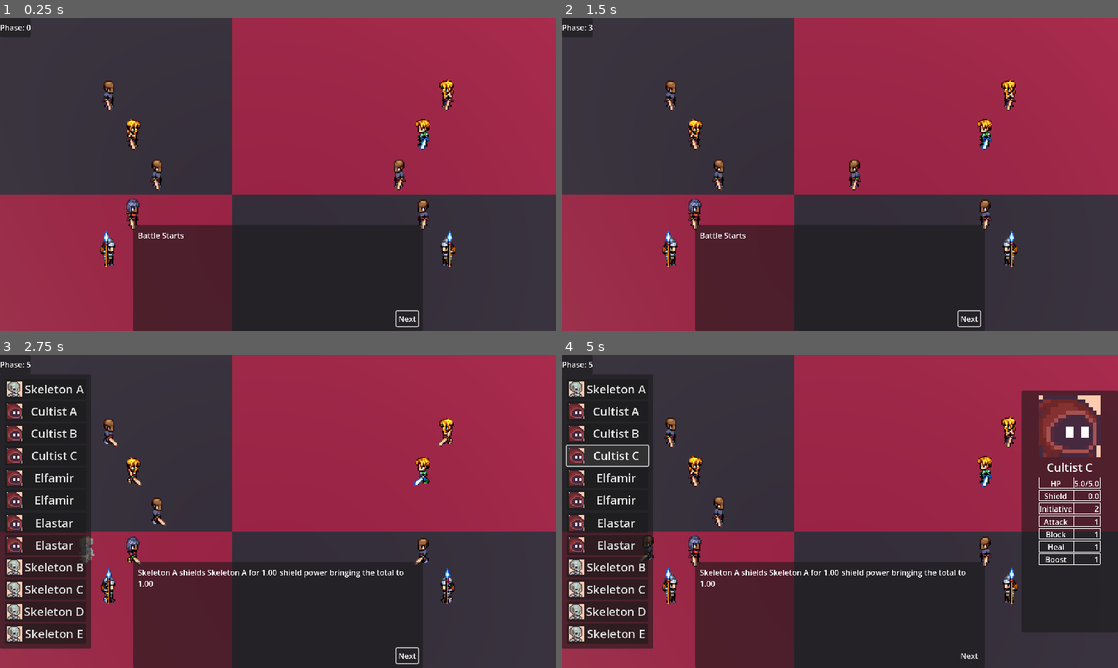
Above: before the commit, frames 1-4 (two rows, left to right).
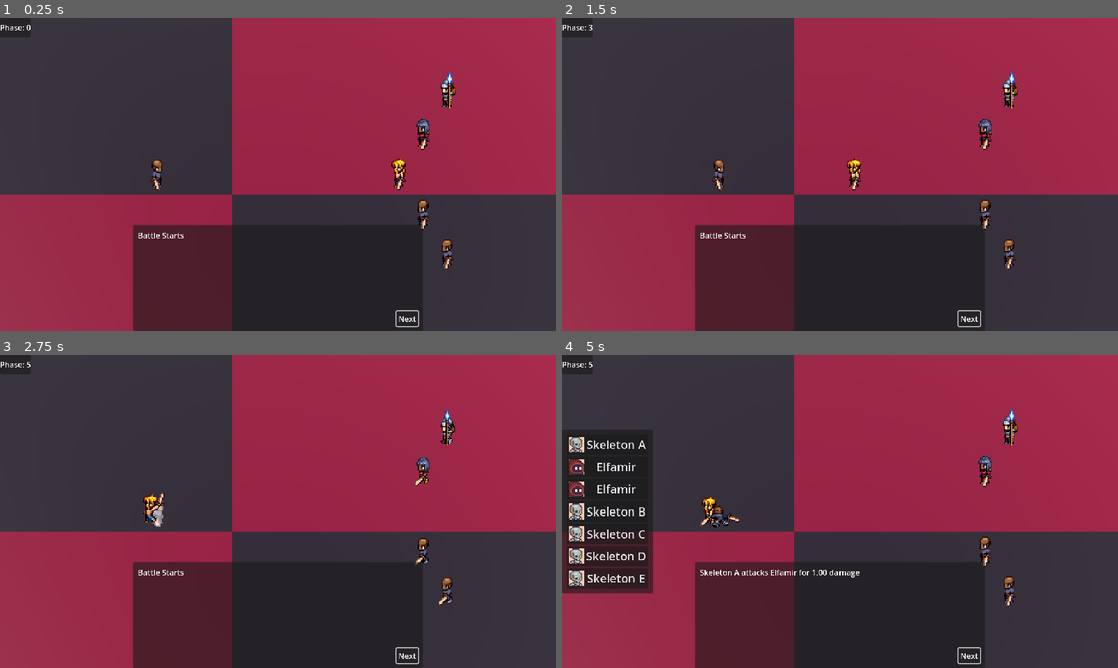
Above: after the commit, the same moments.

Repository: NicolaMigliore/medieval-battles
Game: Godot game, scene res://game_scenes/game_state_machine.tscn
The game is run twice, just before and just after one commit, with the same random seed, the same clock (stepped at 60 frames per second) and the same inputs.
Inputs (mouse positions are in pixels of both pictures, inside the frame that each line leads up to):
- Up to frame 1 (0.25 s): no input
- Up to frame 2 (1.5 s): click "Next" at 0.5 s; click "Next" at 1.25 s
- Up to frame 3 (2.75 s): click "Next" at 2 s
- Up to frame 4 (5 s): click (606, 411) at 2.75 s, where only the run before the commit has a clickable "Cultist A"; click (606, 433) at 3.5 s, where only the run before the commit has a clickable "Cultist B"; click (606, 455) at 4.25 s, where only the run before the commit has a clickable "Cultist C"

The runs differ from the first frame. In frame 1, 1.3% of the frame differs, in the area x 18-82%, y 17-81%; in frame 2, 1.3%; in frame 3, 14%; in frame 4, 18%, in the area x 0-100%, y 7-99%.

Commit message:
dev: added scene transition mask

Diff:
--- /dev/null
+++ b/UI/transition_texture_mask.gd
@@ -0,0 +1,97 @@
+# =============================================================================
+#
+# Script written by Roadside Games
+#
+# This script is completely free to use, modify, and distribute.
+# No attribution required, though it's always appreciated!
+#
+# =============================================================================
+extends ColorRect
+
+# ===================================================
+# VARIABLES
+# ===================================================
+@export_category("Zoom Settings")
+@export var zoom_start: float = 2.0
+@export var zoom_end: float = 0.0
+@export var zoom_tween_type: Tween.TransitionType = Tween.TransitionType.TRANS_SINE
+@export var zoom_ease_type: Tween.EaseType = Tween.EaseType.EASE_IN_OUT
+
+@export_category("Center Settings")
+@export var center_start: Vector2 = Vector2(0.5, 0.3)
+@export var center_end: Vector2 = Vector2(0.5, 0.5)
+@export var center_tween_type: Tween.TransitionType = Tween.TransitionType.TRANS_BOUNCE
+@export var center_ease_type: Tween.EaseType = Tween.EaseType.EASE_IN_OUT
+
+@export_category("Strength Settings")
+@export var strength_start: float = 0.4
+@export var strength_end: float = 0.0
+@export var strength_tween_type: Tween.TransitionType = Tween.TransitionType.TRANS_EXPO
+@export var strength_ease_type: Tween.EaseType = Tween.EaseType.EASE_IN_OUT
+
+@export_category("Duration Settings")
+@export var duration_in: float = 1.6
+@export var duration_out: float = 1.6
+@export var await_time: float = 1.0
+
+var _tween: Tween
+
+# ===================================================
+# INITIALIZATION
+# ===================================================
+# func _ready() -> void:
+# 	size = get_viewport_rect().size
+# 	z_index = 1000 # Ensure the transition is on top of other UI elements
+# 	mouse_filter = MOUSE_FILTER_IGNORE # Ignore mouse input so it doesn't block other UI elements
+# 	visible = true
+# 	_set_shader_values(strength_start, zoom_start, center_start)
+# 	await get_tree().create_timer(3.0).timeout
+# 	fade_in()
+
+# ===================================================
+# TWEENING IN AND OUT
+# ===================================================
+## Start the tweening in for the texture mask
+func fade_in() -> void:
+	_set_shader_values(strength_start, zoom_start, center_start)
+	if _tween:
+		_tween.kill()
+	_tween = create_tween()
+	_tween.parallel().tween_method(_shader_value_progress, strength_start, strength_end, duration_in).set_trans(strength_tween_type).set_ease(strength_ease_type)
+	_tween.parallel().tween_method(_shader_value_zoom, zoom_start, zoom_end, duration_in).set_trans(zoom_tween_type).set_ease(zoom_ease_type)
+	_tween.parallel().tween_method(_shader_value_center, center_start, center_end, duration_in).set_trans(center_tween_type).set_ease(center_ease_type)
+	_tween.tween_callback(fade_out)
+	_tween.play()
+
+## Start the tweening out for the texture mask
+func fade_out() -> void:
+	await get_tree().create_timer(await_time).timeout
+	_set_shader_values(strength_end, zoom_end, center_end)
+	if _tween:
+		_tween.kill()
+	_tween = create_tween()
+	_tween.parallel().tween_method(_shader_value_progress, strength_end, strength_start, duration_out).set_trans(strength_tween_type).set_ease(strength_ease_type)
+	_tween.parallel().tween_method(_shader_value_zoom, zoom_end, zoom_start, duration_out).set_trans(zoom_tween_type).set_ease(zoom_ease_type)
+	_tween.parallel().tween_method(_shader_value_center, center_end, center_start, duration_out).set_trans(center_tween_type).set_ease(center_ease_type)
+	_tween.play()
+
+# ===================================================
+# SET SHADER VALUES
+# ===================================================
+## Set the shader values for the texture mask shader parameters
+func _set_shader_values(strength_value: float, zoom_value: float, center_value: Vector2) -> void:
+	material.set_shader_parameter("strength", strength_value)
+	material.set_shader_parameter("zoom", zoom_value)
+	material.set_shader_parameter("center", center_value)
+
+## Set the strength shader parameter value for tween method
+func _shader_value_progress(value: float) -> void:
+	material.set_shader_parameter("strength", value)
+
+## Set the zoom shader parameter value for tween method
+func _shader_value_zoom(value: float) -> void:
+	material.set_shader_parameter("zoom", value)
+
+## Set the center shader parameter value for tween method
+func _shader_value_center(value: Vector2) -> void:
+	material.set_shader_parameter("center", value)
--- /dev/null
+++ b/UI/transition_texture_mask.gdshader
@@ -0,0 +1,50 @@
+// =============================================================================
+//
+// Script written by Roadside Games
+//
+// This script is completely free to use, modify, and distribute.
+// No attribution required, though it's always appreciated!
+//
+// =============================================================================
+shader_type canvas_item;
+render_mode blend_mix;
+
+uniform sampler2D mask_texture : source_color, filter_linear;
+uniform sampler2D screen_texture : hint_screen_texture, repeat_disable, filter_nearest;
+
+uniform float zoom : hint_range(0.0, 2.0) = 1.0;
+uniform float strength : hint_range(0.0, 1.0) = 0.0;
+uniform vec2 center = vec2(0.5, 0.5);
+
+void fragment() {
+    // Get screen and texture aspects
+    vec2 screen_size = 1.0 / SCREEN_PIXEL_SIZE;
+    float screen_aspect = screen_size.x / screen_size.y;
+
+    vec2 tex_size = vec2(textureSize(mask_texture, 0));
+    float tex_aspect = tex_size.x / tex_size.y;
+
+    // Branchless aspect correction factor
+    float aspect_ratio = screen_aspect / tex_aspect;
+    vec2 correction = vec2(1.0, 1.0);
+    correction.x = mix(aspect_ratio, 1.0, step(1.0, aspect_ratio));  // If screen wider
+    correction.y = mix(1.0 / aspect_ratio, 1.0, step(aspect_ratio, 1.0)); // If texture wider
+
+    // Adjust UV (preserves aspect, letterboxed)
+    vec2 adjusted_uv = (UV - 0.5) * correction + 0.5;
+
+    // Apply zoom
+    vec2 zoomed_uv = (adjusted_uv - center) / zoom + center;
+
+    // Sample mask using alpha
+    vec4 mask = texture(mask_texture, zoomed_uv);
+    float mask_alpha = mask.a;
+
+    // Black outside, screen inside
+    vec4 screen_color = texture(screen_texture, SCREEN_UV);
+    vec4 final_color = mix(vec4(0.0, 0.0, 0.0, 1.0), screen_color, mask_alpha);
+
+    // Apply progress
+    COLOR = final_color;
+    COLOR.a = mix(1.0, mask_alpha, strength);
+}
--- a/battle_data.gd
+++ b/battle_data.gd
@@ -19,43 +19,43 @@
 		"actor_name": "Elfamir",
 		"actions_per_turn": 2,
 		"initiative": 1,
-		"block": 2,
-		"hp": 3
+		"block": 0,
+		"hp": 1
 	},
-	{
-		"scene": preload("res://entities/warrior/warrior.tscn"),
-		"sprite_texture": WARRIOR_SPRITES.pick_random(),
-		"portrait": preload("res://entities/cultist-minion/cultist-minion-portrait.png"),
-		"is_player_controlled": true,
-		"actor_name": "Cultist A",
-		"initiative": 2
-	},{
-		"scene": preload("res://entities/warrior/warrior.tscn"),
-		"sprite_texture": WARRIOR_SPRITES.pick_random(),
-		"portrait": preload("res://entities/cultist-minion/cultist-minion-portrait.png"),
-		"is_player_controlled": true,
-		"actor_name": "Elastar",
-		"actions_per_turn": 2,
-		"initiative": 1,
-		"block": 2,
-		"hp": 3
-	},
-	{
-		"scene": preload("res://entities/warrior/warrior.tscn"),
-		"sprite_texture": WARRIOR_SPRITES.pick_random(),
-		"portrait": preload("res://entities/cultist-minion/cultist-minion-portrait.png"),
-		"is_player_controlled": true,
-		"actor_name": "Cultist B",
-		"initiative": 2
-	},
-	{
-		"scene": preload("res://entities/warrior/warrior.tscn"),
-		"sprite_texture": WARRIOR_SPRITES.pick_random(),
-		"portrait": preload("res://entities/cultist-minion/cultist-minion-portrait.png"),
-		"is_player_controlled": true,
-		"actor_name": "Cultist C",
-		"initiative": 2
-	}
+	# {
+	# 	"scene": preload("res://entities/warrior/warrior.tscn"),
+	# 	"sprite_texture": WARRIOR_SPRITES.pick_random(),
+	# 	"portrait": preload("res://entities/cultist-minion/cultist-minion-portrait.png"),
+	# 	"is_player_controlled": true,
+	# 	"actor_name": "Cultist A",
+	# 	"initiative": 2
+	# },{
+	# 	"scene": preload("res://entities/warrior/warrior.tscn"),
+	# 	"sprite_texture": WARRIOR_SPRITES.pick_random(),
+	# 	"portrait": preload("res://entities/cultist-minion/cultist-minion-portrait.png"),
+	# 	"is_player_controlled": true,
+	# 	"actor_name": "Elastar",
+	# 	"actions_per_turn": 2,
+	# 	"initiative": 1,
+	# 	"block": 2,
+	# 	"hp": 3
+	# },
+	# {
+	# 	"scene": preload("res://entities/warrior/warrior.tscn"),
+	# 	"sprite_texture": WARRIOR_SPRITES.pick_random(),
+	# 	"portrait": preload("res://entities/cultist-minion/cultist-minion-portrait.png"),
+	# 	"is_player_controlled": true,
+	# 	"actor_name": "Cultist B",
+	# 	"initiative": 2
+	# },
+	# {
+	# 	"scene": preload("res://entities/warrior/warrior.tscn"),
+	# 	"sprite_texture": WARRIOR_SPRITES.pick_random(),
+	# 	"portrait": preload("res://entities/cultist-minion/cultist-minion-portrait.png"),
+	# 	"is_player_controlled": true,
+	# 	"actor_name": "Cultist C",
+	# 	"initiative": 2
+	# }
 ]
 var enemies: Array[Dictionary] = [
 	{
@@ -65,7 +65,8 @@
 		"is_player_controlled": false,
 		"actor_name": "Skeleton A",
 		"initiative": 3,
-		"attack_bias": 0.3
+		"attack_bias": 0.3,
+		"hp": 0.5
 	},
 	{
 		"scene": preload("res://entities/warrior/warrior.tscn"),
--- a/game_scenes/game_state_machine.gd
+++ b/game_scenes/game_state_machine.gd
@@ -41,3 +41,6 @@
 
 		#load new scene
 		switch_scene(scene_name)
+
+		var transition_mask = get_node("CanvasLayer/TransitionTextureMask")
+		transition_mask.fade_in()
--- a/game_scenes/game_state_machine.tscn
+++ b/game_scenes/game_state_machine.tscn
@@ -1,6 +1,27 @@
-[gd_scene load_steps=2 format=3 uid="uid://cj1c1v30akir2"]
+[gd_scene load_steps=6 format=3 uid="uid://cj1c1v30akir2"]
 
 [ext_resource type="Script" uid="uid://b11ix30b7euhh" path="res://game_scenes/game_state_machine.gd" id="1_v4oyh"]
+[ext_resource type="Shader" uid="uid://6t4b5of10whv" path="res://UI/transition_texture_mask.gdshader" id="2_nc8pv"]
+[ext_resource type="Script" uid="uid://fi216fitetxk" path="res://UI/transition_texture_mask.gd" id="3_atlbj"]
+[ext_resource type="Texture2D" uid="uid://6sl30q2s3ygt" path="res://UI/circle-mask.png" id="3_o25wo"]
+
+[sub_resource type="ShaderMaterial" id="ShaderMaterial_o25wo"]
+shader = ExtResource("2_nc8pv")
+shader_parameter/mask_texture = ExtResource("3_o25wo")
+shader_parameter/zoom = 2.0
+shader_parameter/strength = 0.0
+shader_parameter/center = Vector2(0.5, 0.5)
 
 [node name="GameStateMachine" type="Node"]
 script = ExtResource("1_v4oyh")
+
+[node name="CanvasLayer" type="CanvasLayer" parent="."]
+
+[node name="TransitionTextureMask" type="ColorRect" parent="CanvasLayer"]
+material = SubResource("ShaderMaterial_o25wo")
+anchors_preset = 15
+anchor_right = 1.0
+anchor_bottom = 1.0
+grow_horizontal = 2
+grow_vertical = 2
+script = ExtResource("3_atlbj")
Binary file added: UI/circle-mask.png
Not shown, added: UI/circle-mask.png.import
Not shown, added: UI/transition_texture_mask.gd.uid
Not shown, added: UI/transition_texture_mask.gdshader.uid
